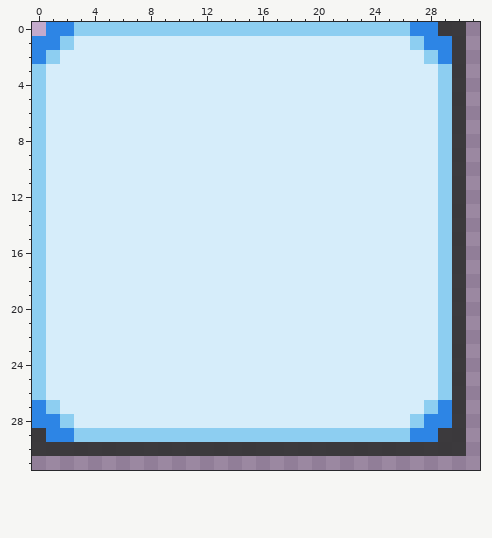
One commit to this pixel-art file: Artwork/button.aseprite. This is how it looked before the edit.
32x32 pixels, 1 frame.
New version:
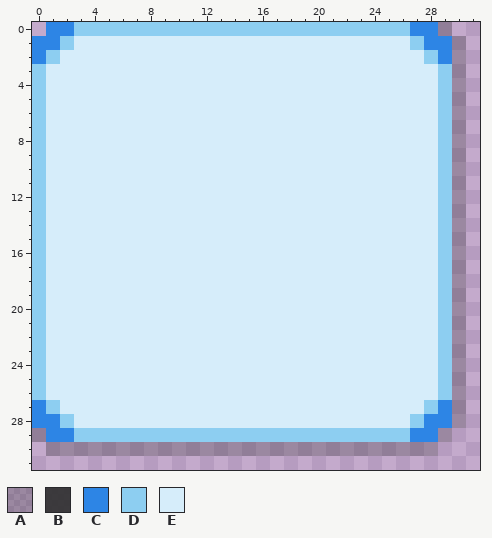
Palette (. is transparent): A #30303047  B #303030ea  C #2d85e5  D #8dcef1  E #d6edfa
From old to new:
@@ x 0..31 @@
- 0 .CCDDDDDDDDDDDDDDDDDDDDDDDDCCBBA
- 1 CCDEEEEEEEEEEEEEEEEEEEEEEEEDCCBA
- 2 CDEEEEEEEEEEEEEEEEEEEEEEEEEEDCBA
- 3 DEEEEEEEEEEEEEEEEEEEEEEEEEEEEDBA
- 4 DEEEEEEEEEEEEEEEEEEEEEEEEEEEEDBA
- 5 DEEEEEEEEEEEEEEEEEEEEEEEEEEEEDBA
- 6 DEEEEEEEEEEEEEEEEEEEEEEEEEEEEDBA
- 7 DEEEEEEEEEEEEEEEEEEEEEEEEEEEEDBA
- 8 DEEEEEEEEEEEEEEEEEEEEEEEEEEEEDBA
- 9 DEEEEEEEEEEEEEEEEEEEEEEEEEEEEDBA
-10 DEEEEEEEEEEEEEEEEEEEEEEEEEEEEDBA
-11 DEEEEEEEEEEEEEEEEEEEEEEEEEEEEDBA
-12 DEEEEEEEEEEEEEEEEEEEEEEEEEEEEDBA
-13 DEEEEEEEEEEEEEEEEEEEEEEEEEEEEDBA
-14 DEEEEEEEEEEEEEEEEEEEEEEEEEEEEDBA
-15 DEEEEEEEEEEEEEEEEEEEEEEEEEEEEDBA
-16 DEEEEEEEEEEEEEEEEEEEEEEEEEEEEDBA
-17 DEEEEEEEEEEEEEEEEEEEEEEEEEEEEDBA
-18 DEEEEEEEEEEEEEEEEEEEEEEEEEEEEDBA
-19 DEEEEEEEEEEEEEEEEEEEEEEEEEEEEDBA
-20 DEEEEEEEEEEEEEEEEEEEEEEEEEEEEDBA
-21 DEEEEEEEEEEEEEEEEEEEEEEEEEEEEDBA
-22 DEEEEEEEEEEEEEEEEEEEEEEEEEEEEDBA
-23 DEEEEEEEEEEEEEEEEEEEEEEEEEEEEDBA
-24 DEEEEEEEEEEEEEEEEEEEEEEEEEEEEDBA
-25 DEEEEEEEEEEEEEEEEEEEEEEEEEEEEDBA
-26 DEEEEEEEEEEEEEEEEEEEEEEEEEEEEDBA
-27 CDEEEEEEEEEEEEEEEEEEEEEEEEEEDCBA
-28 CCDEEEEEEEEEEEEEEEEEEEEEEEEDCCBA
-29 BCCDDDDDDDDDDDDDDDDDDDDDDDDCCBBA
-30 BBBBBBBBBBBBBBBBBBBBBBBBBBBBBBBA
-31 AAAAAAAAAAAAAAAAAAAAAAAAAAAAAAAA
+ 0 .CCDDDDDDDDDDDDDDDDDDDDDDDDCCA..
+ 1 CCDEEEEEEEEEEEEEEEEEEEEEEEEDCCA.
+ 2 CDEEEEEEEEEEEEEEEEEEEEEEEEEEDCA.
+ 3 DEEEEEEEEEEEEEEEEEEEEEEEEEEEEDA.
+ 4 DEEEEEEEEEEEEEEEEEEEEEEEEEEEEDA.
+ 5 DEEEEEEEEEEEEEEEEEEEEEEEEEEEEDA.
+ 6 DEEEEEEEEEEEEEEEEEEEEEEEEEEEEDA.
+ 7 DEEEEEEEEEEEEEEEEEEEEEEEEEEEEDA.
+ 8 DEEEEEEEEEEEEEEEEEEEEEEEEEEEEDA.
+ 9 DEEEEEEEEEEEEEEEEEEEEEEEEEEEEDA.
+10 DEEEEEEEEEEEEEEEEEEEEEEEEEEEEDA.
+11 DEEEEEEEEEEEEEEEEEEEEEEEEEEEEDA.
+12 DEEEEEEEEEEEEEEEEEEEEEEEEEEEEDA.
+13 DEEEEEEEEEEEEEEEEEEEEEEEEEEEEDA.
+14 DEEEEEEEEEEEEEEEEEEEEEEEEEEEEDA.
+15 DEEEEEEEEEEEEEEEEEEEEEEEEEEEEDA.
+16 DEEEEEEEEEEEEEEEEEEEEEEEEEEEEDA.
+17 DEEEEEEEEEEEEEEEEEEEEEEEEEEEEDA.
+18 DEEEEEEEEEEEEEEEEEEEEEEEEEEEEDA.
+19 DEEEEEEEEEEEEEEEEEEEEEEEEEEEEDA.
+20 DEEEEEEEEEEEEEEEEEEEEEEEEEEEEDA.
+21 DEEEEEEEEEEEEEEEEEEEEEEEEEEEEDA.
+22 DEEEEEEEEEEEEEEEEEEEEEEEEEEEEDA.
+23 DEEEEEEEEEEEEEEEEEEEEEEEEEEEEDA.
+24 DEEEEEEEEEEEEEEEEEEEEEEEEEEEEDA.
+25 DEEEEEEEEEEEEEEEEEEEEEEEEEEEEDA.
+26 DEEEEEEEEEEEEEEEEEEEEEEEEEEEEDA.
+27 CDEEEEEEEEEEEEEEEEEEEEEEEEEEDCA.
+28 CCDEEEEEEEEEEEEEEEEEEEEEEEEDCCA.
+29 ACCDDDDDDDDDDDDDDDDDDDDDDDDCCA..
+30 .AAAAAAAAAAAAAAAAAAAAAAAAAAAA...
+31 ................................
